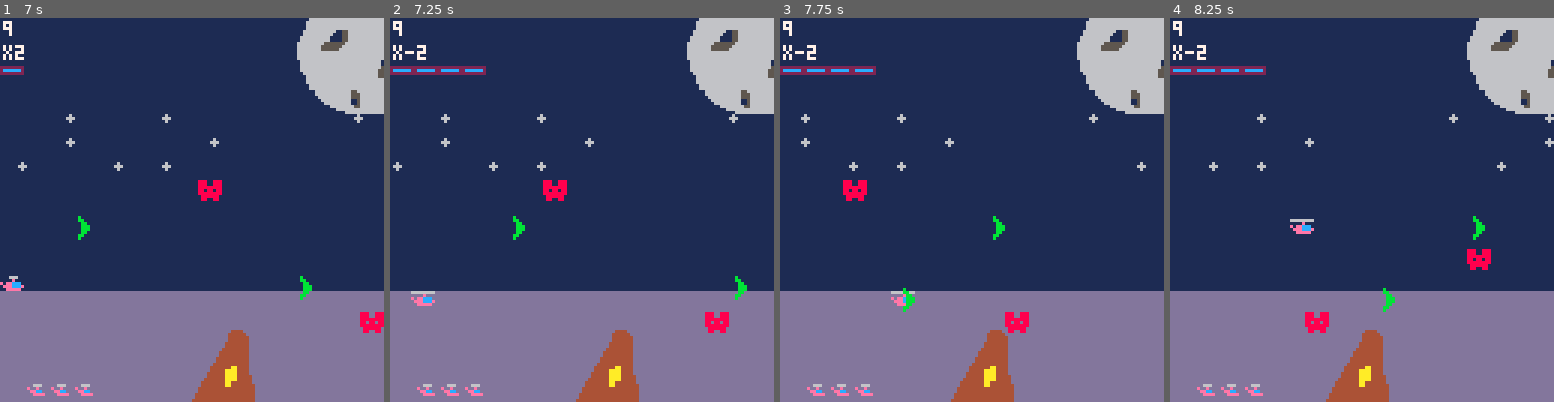
Above: before the commit, frames 1-4 (left to right).
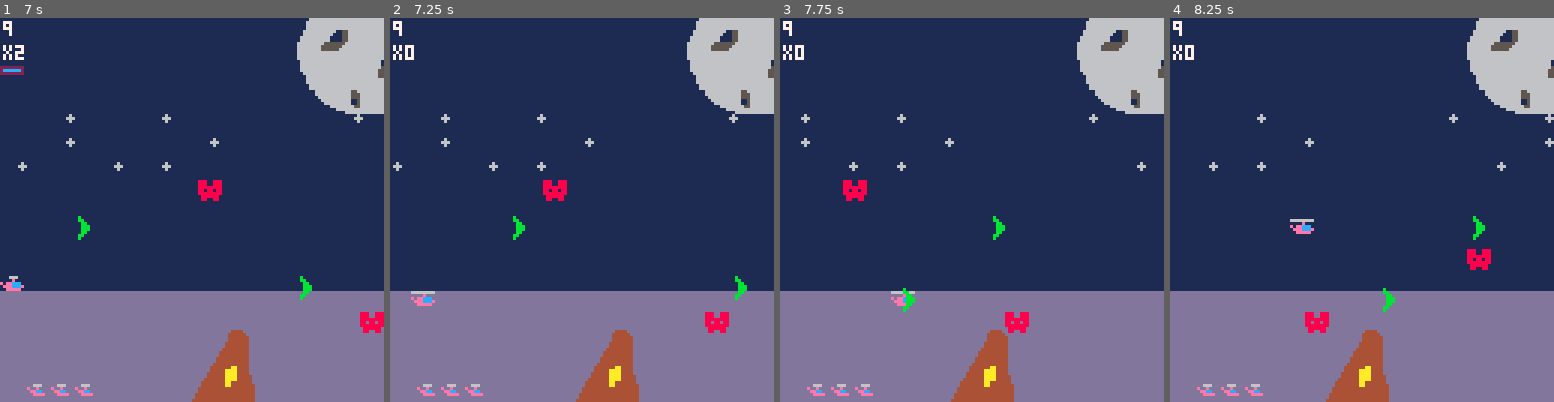
Above: after the commit, the same moments.

Repository: jvong21/basic_shooter
Game: PICO-8 cartridge shooter.p8
Two runs of this game, one before a commit and one after it. Both use one fixed random seed, a clock stepped at 60 frames per second and the inputs below.
Inputs:
- Up to frame 1 (7 s): tap O (Z key) at 0.33, 0.7, 1.43, 2.22, 3.1, 3.98, 4.87, 5.75, 6.63 s; tap X (X key) at 1.07, 2.07, 2.4, 2.73, 3.07, 3.4, 3.73, 4.07, 4.4, 4.73, 5.07, 5.4, 5.73, 6.07, 6.4, 6.73 s; hold Left 1.97-2.37 s; hold Down 2.42-2.82 s; hold Right 2.87-3.53 s; hold Up 3.58-4.08 s; hold Right 4.13-4.53 s; hold Down 4.58-5.08 s; hold Left 5.13-5.8 s; hold Up 5.85-6.18 s; hold Left 6.23-6.63 s; hold Down from 6.68 s (still down)
- Up to frame 2 (7.25 s): tap X (X key) at 7.07 s; release Down at 7.08 s; hold Right from 7.13 s (still down)
- Up to frame 3 (7.75 s): keep holding Right; tap X (X key) at 7.4, 7.73 s; tap O (Z key) at 7.52 s
- Up to frame 4 (8.25 s): release Right at 7.8 s; hold Up from 7.85 s (still down); tap X (X key) at 8.07 s

Frame 1 is identical in both runs. In frame 2, 0.7% of the frame differs, in the area x 0-25%, y 7-15%; in frame 3, 0.7%; in frame 4, 0.7%.

Commit message:
Fixed bug where multiplier timer would max out after it completed

Diff:
--- a/shooter.p8
+++ b/shooter.p8
@@ -105,16 +105,6 @@
 
 	rectfill (0,0,127,90,1)
 
-	--[[ mapdraw(mapx,mapy, screenx,screeny, celw,celh, layer
-		mapx = starting from x position in map
-		mapy = starting from y position in map
-		screenx = starting from x position in map
-		screeny = starting from y position in map
-		celw = width of blocks starting at mapx
-		celh = height of blocks starting at mapy
-		layer = (optional) level of
-	]]
-
 	--scrolling star background
 	local sx = t/3
 	sx = sx % 128
@@ -187,7 +177,7 @@
 function drawscore()
 	print(p1.score, 1, 1, 7) --score
 	print("x"..multi, 1, 9, 7) --multiplier
-	if(curmulticount > 0) then
+	if(curmulticount > 0) then --multiplier countdown
 		for x = 0, flr(curmulticount/60) do
 			spr(16, x * 8, 16)
 		end
@@ -397,11 +387,11 @@
 
 	if multi > 1 then
 		curmulticount -= 1
-		if curmulticount < 0 then curmulticount = 0 end
 		if curmulticount <= 0 then
+			curmulticount = 0
 			multi -= multidec
-			curmulticount = multicountmax
-			--currentspawnrate = respawnmax
+			if multi <= 0 then multi = 0 end
+			curmulticount = 0
 		end
 	end
 end
